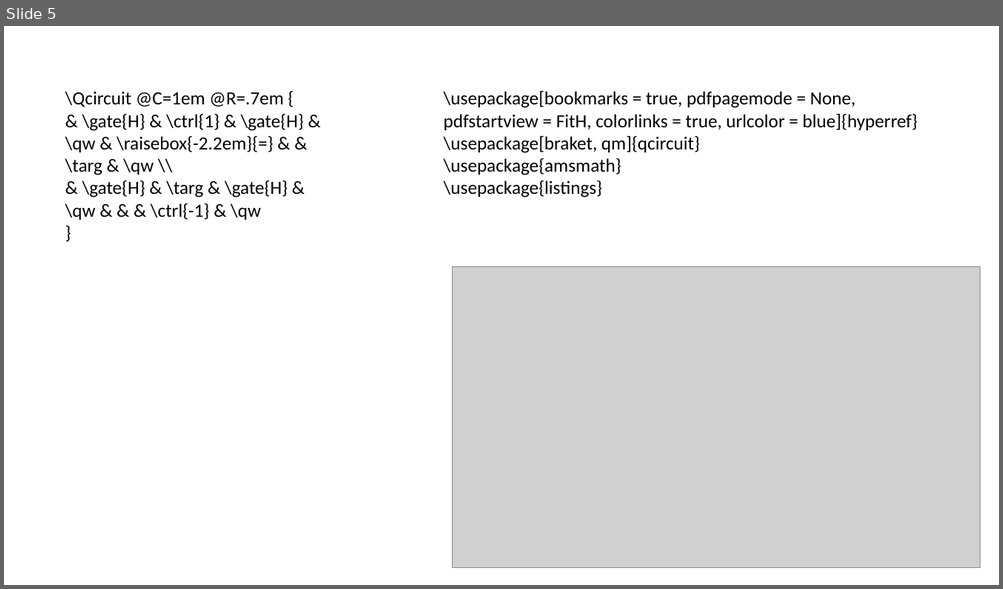
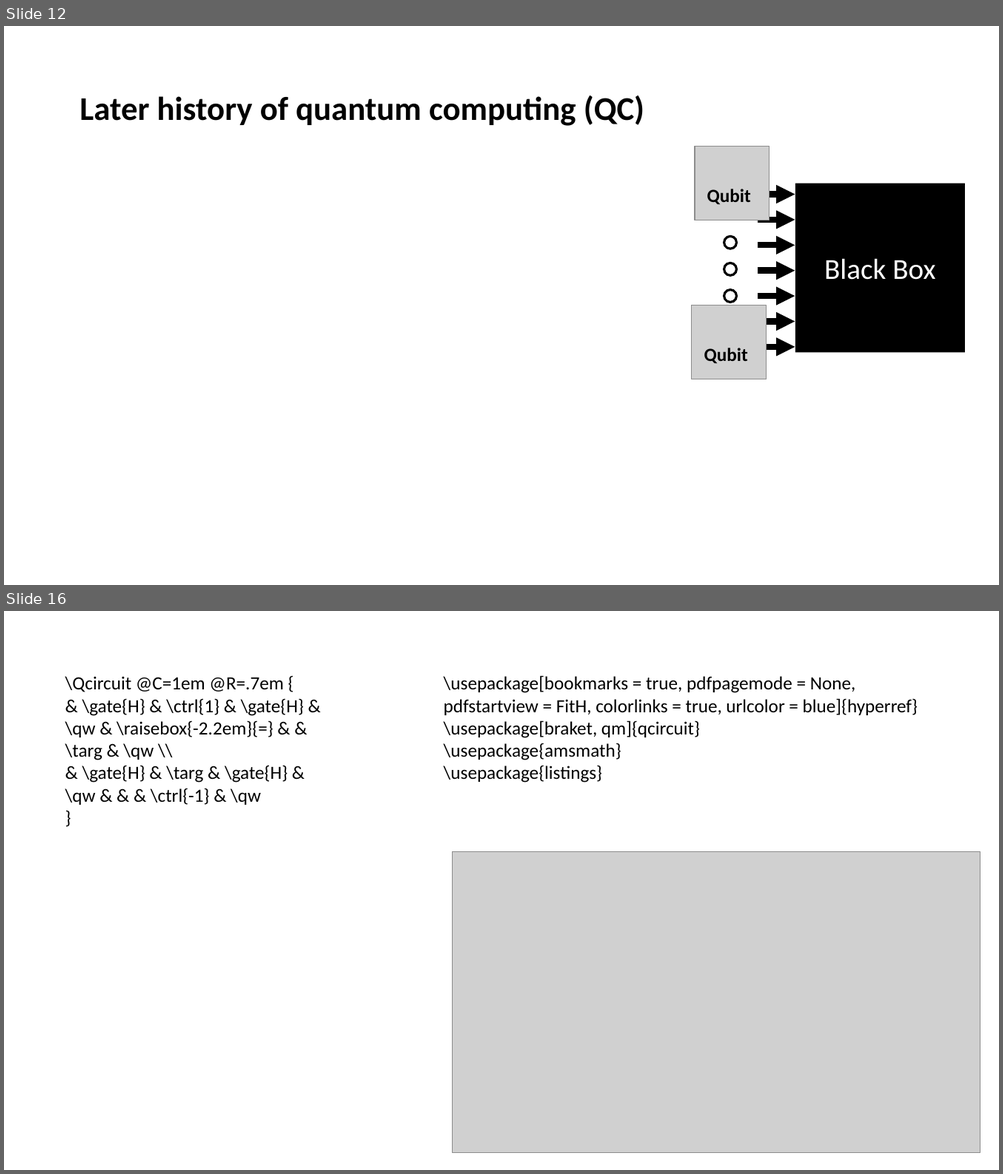
Before and after one commit to zozo123/QC-IL, a slide deck: slides/lecture temple.pptx. Shown one above the other, each under a label of ours: slide 5 before the commit, slides 12 and 16 after it; the slides between them are not shown. The pictures are 1003x589 and 1003x1174 pixels, drawn with LibreOffice and Linux fonts; fonts in the diff are those of the drawing; grey boxes stand for pictures; background and template pictures are left out. Boxes give left, top, right and bottom in pixels: in the first picture for what was removed or moved away, otherwise in the second. Text is boxed around its words. In the diff, an @@ line names an element or a change of style, - is before the commit and + after.

```diff
--- a/slides/lecture temple.pptx
+++ b/slides/lecture temple.pptx
@@ slide 12 added at box(4, 26, 999, 585), background #FFFFFF @@
@@ title added at box(79, 96, 644, 126), 32 pt, text #000000, bold @@
+Later history of quantum computing (QC)
@@ picture added at box(695, 146, 769, 221) @@
@@ text added at box(707, 189, 751, 204), 18 pt, text #000000, bold @@
+Qubit
@@ arrow added from (757, 195) to (795, 195), #000000 6 pt @@
@@ rectangle added at box(795, 184, 965, 353), fill #000000, 28 pt, text #FFFFFF @@
+Black Box
@@ arrow added from (757, 220) to (795, 220), #000000 6 pt @@
@@ ellipse added at box(724, 236, 737, 249), fill #FFFFFF, outline #000000 2.25 pt @@
@@ arrow added from (757, 245) to (795, 245), #000000 6 pt @@
@@ ellipse added at box(724, 264, 737, 276), fill #FFFFFF, outline #000000 2.25 pt @@
@@ ellipse added at box(724, 290, 737, 303), fill #FFFFFF, outline #000000 2.25 pt @@
@@ arrow added from (757, 271) to (795, 271), #000000 6 pt @@
@@ picture added at box(692, 305, 766, 380) @@
@@ arrow added from (757, 296) to (795, 296), #000000 6 pt @@
@@ arrow added from (757, 321) to (795, 321), #000000 6 pt @@
@@ text added at box(704, 348, 748, 363), 18 pt, text #000000, bold @@
+Qubit
@@ arrow added from (757, 347) to (795, 347), #000000 6 pt @@
@@ what was slide 5 is now slide 16 @@
```
Also in this commit, not shown: 2 slides changed, 12 other slides added, 2 slides removed.
